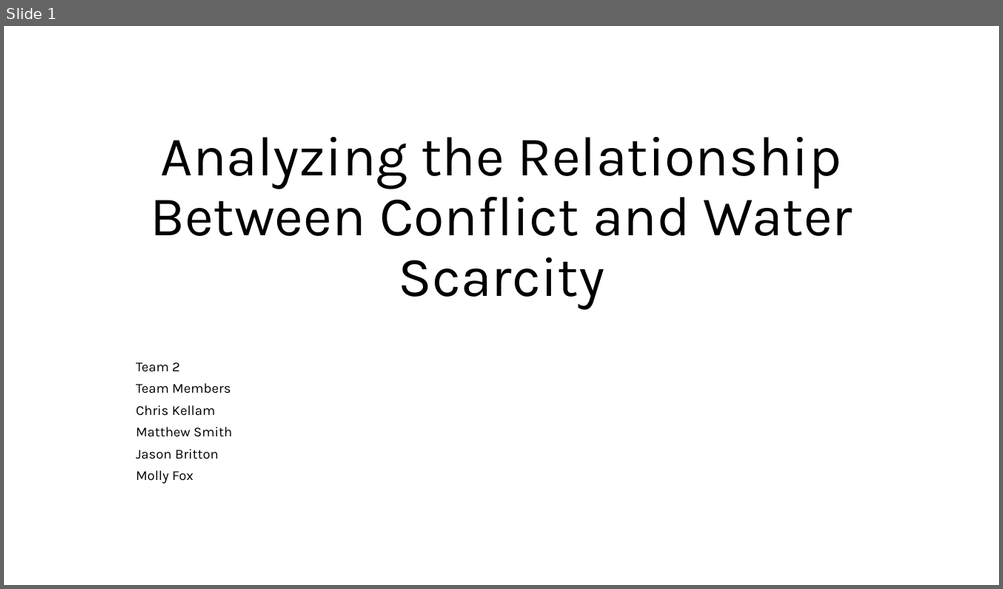
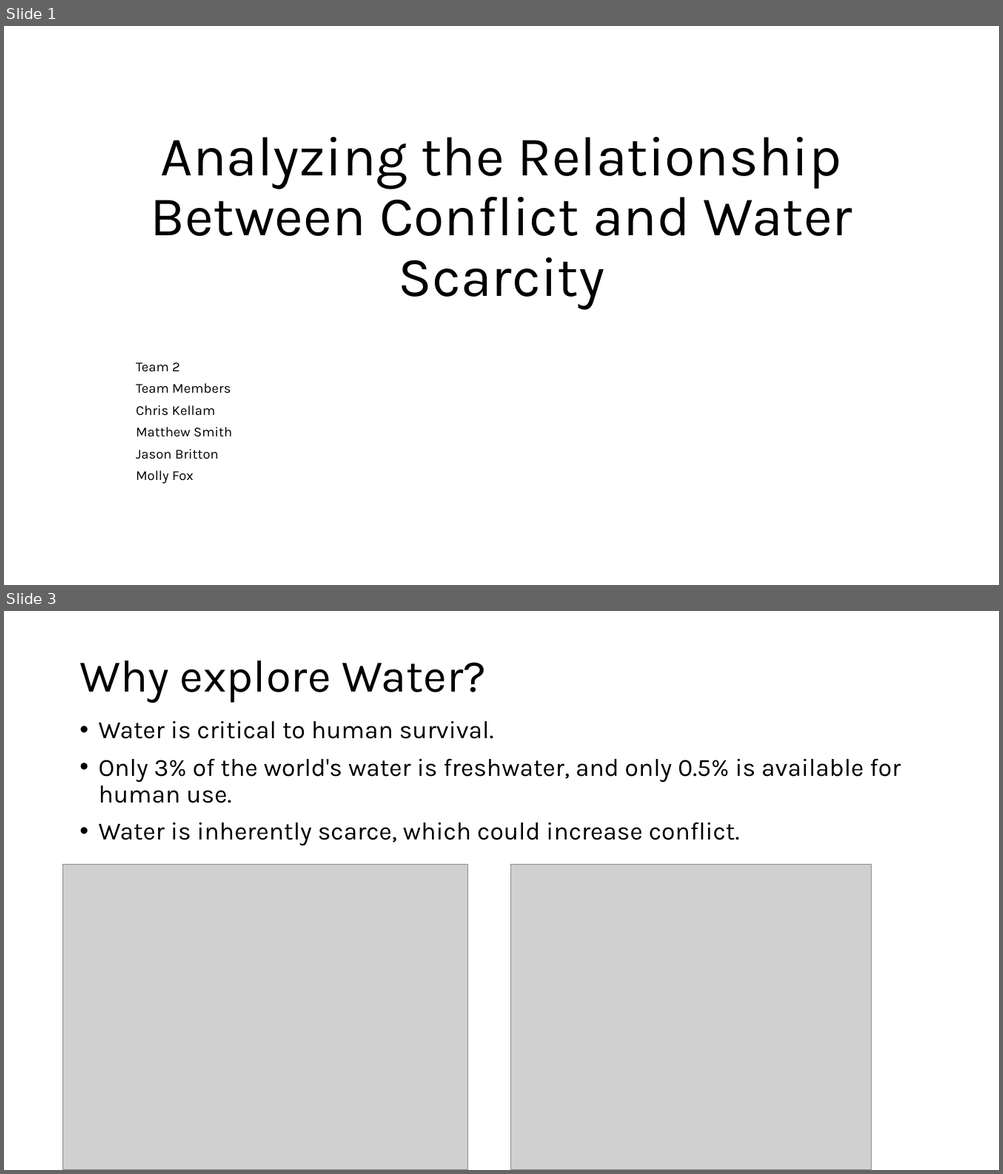
Before and after one commit to msmith150/Water-Conflict-Analysis, a slide deck: Project 1 Slides - Smith.pptx. Shown one above the other, each under a label of ours: slide 1 before the commit, slides 1 and 3 after it; the slides between them are not shown. The pictures are 1003x589 and 1003x1174 pixels, drawn with LibreOffice and Linux fonts; fonts in the diff are those of the drawing; grey boxes stand for pictures. Boxes give left, top, right and bottom in pixels: in the first picture for what was removed or moved away, otherwise in the second. Text is boxed around its words. In the diff, an @@ line names an element or a change of style, - is before the commit and + after.

```diff
--- a/Project 1 Slides - Smith.pptx
+++ b/Project 1 Slides - Smith.pptx
@@ slide 3 added at (4, 611, 999, 1170), background #FFFFFF @@
@@ title added at (79, 661, 486, 703), 44 pt, text #000000 @@
+Why explore Water?
@@ text added at (99, 721, 900, 846), 24 pt, text #000000 @@
+• Water is critical to human survival.
+• Only 3% of the world's water is freshwater, and only 0.5% is available for human use.
+• Water is inherently scarce, which could increase conflict.
@@ picture added at (63, 864, 467, 1170) @@
@@ picture added at (511, 864, 872, 1170) @@
```
Also in this commit, not shown: 5 other slides added.
